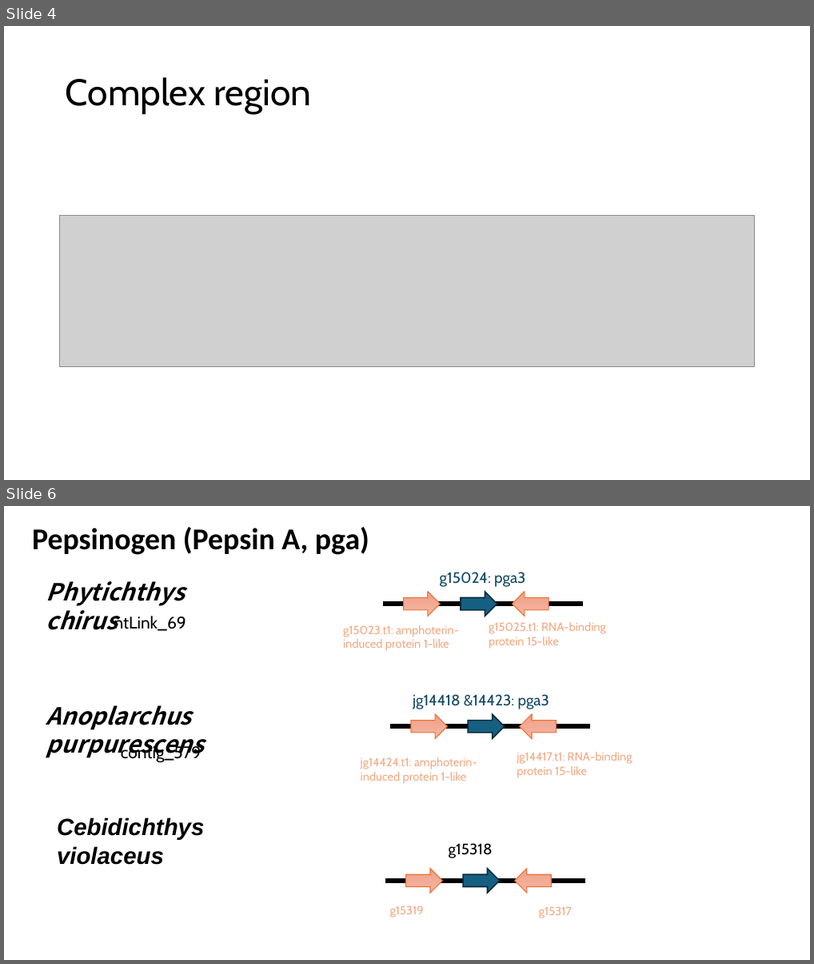
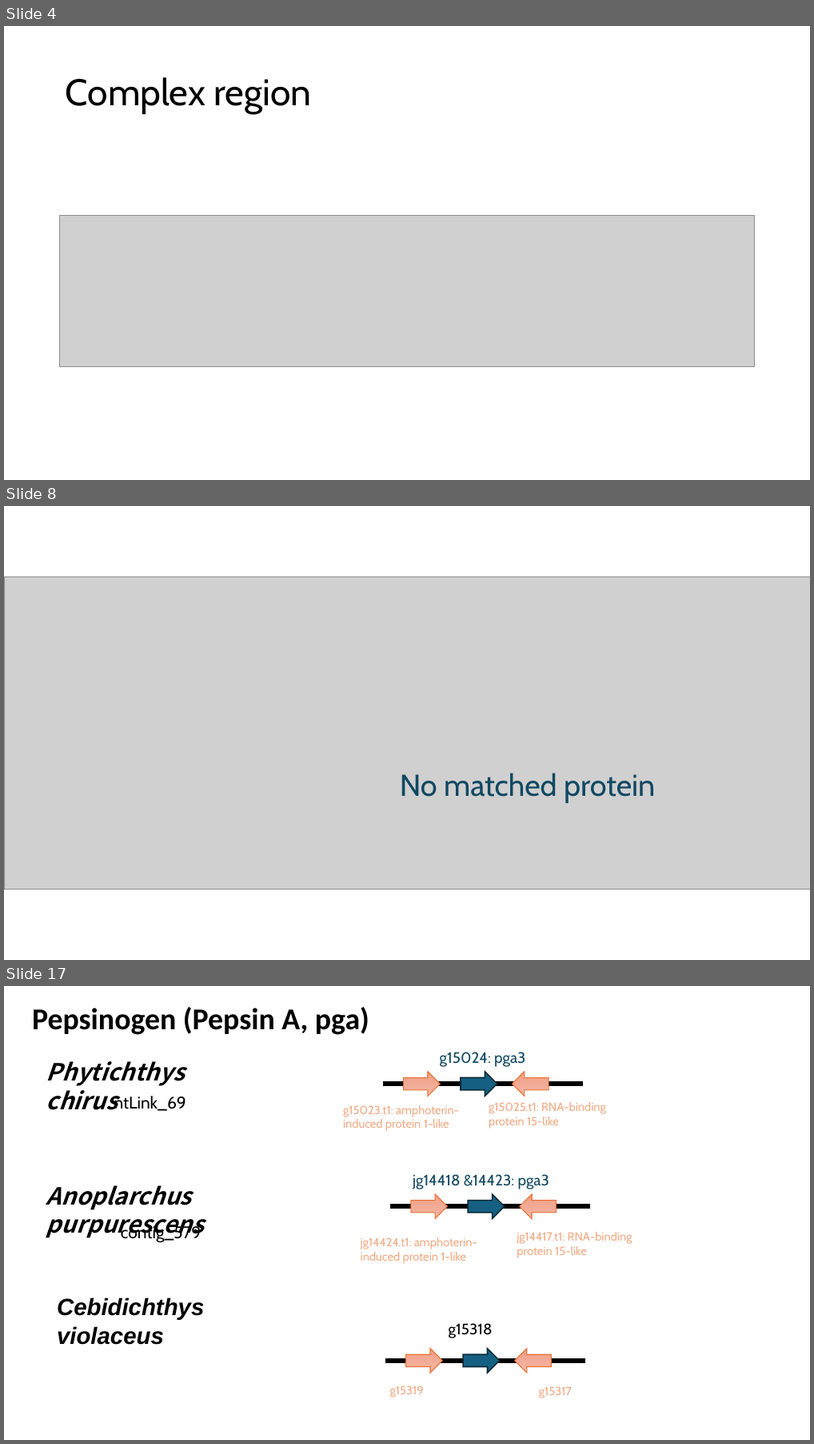
Before and after one commit to jyw-atgithub/fish-genome, a slide deck: synteny.pptx. Shown one above the other, each under a label of ours: slides 4 and 6 before the commit, slides 4, 8 and 17 after it; the slides between them are not shown. The pictures are 814x964 and 814x1444 pixels, drawn with LibreOffice and Linux fonts; fonts in the diff are those of the drawing; grey boxes stand for pictures. Boxes give left, top, right and bottom in pixels: in the first picture for what was removed or moved away, otherwise in the second. Text is boxed around its words. In the diff, an @@ line names an element or a change of style, - is before the commit and + after.

```diff
--- a/synteny.pptx
+++ b/synteny.pptx
@@ slide 8 added at box(4, 506, 810, 960), background #FFFFFF @@
@@ picture added at box(4, 576, 810, 888) @@
@@ text added at box(400, 772, 655, 803), 36 pt, text #104862 @@
+No matched protein
@@ what was slide 6 is now slide 17 @@
```
Also in this commit, not shown: 9 slides changed, 10 other slides added, 4 other files.
